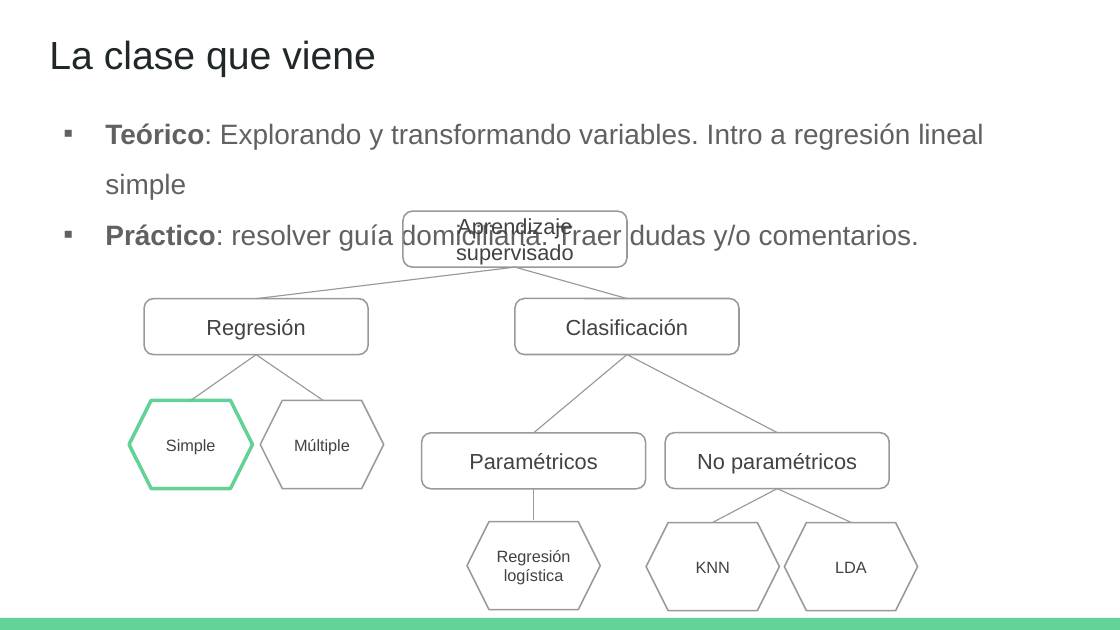
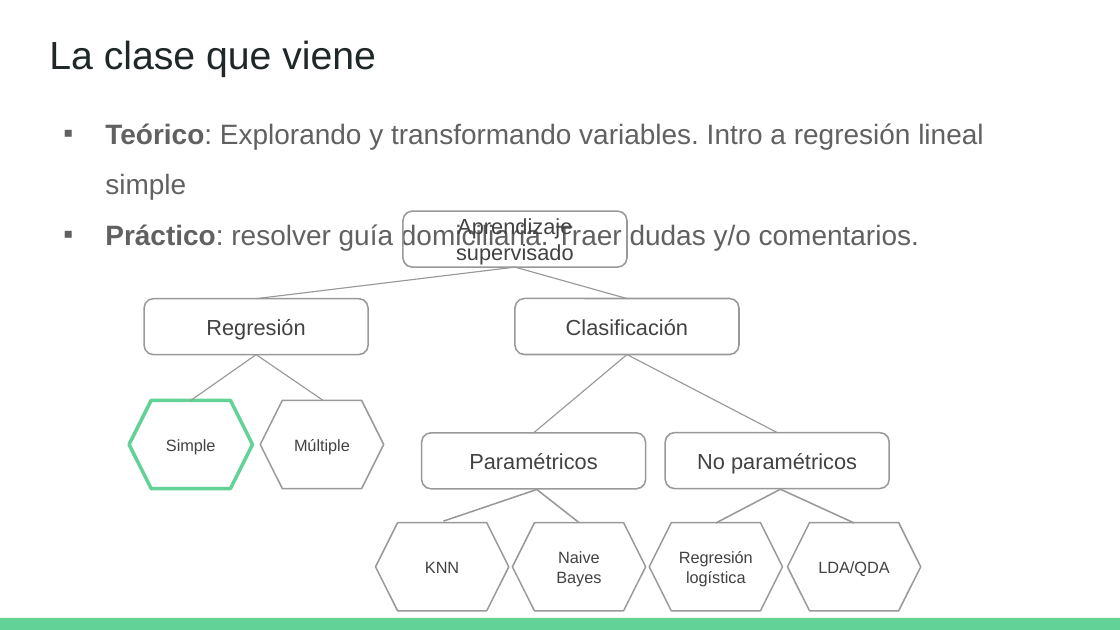
Before and after one commit to DCSCyHD/2023_modulo_3, a slide deck: slide 51 of clase1/teorica_1.pptx. Drawn at 1120x630 pixels with LibreOffice and Linux fonts; fonts in the diff are those of the drawing. Boxes give left, top, right and bottom in pixels: in the first picture for what was removed or moved away, otherwise in the second. Text is boxed around its words. In the diff, an @@ line names an element or a change of style, - is before the commit and + after.

```diff
--- a/clase1/teorica_1.pptx
+++ b/clase1/teorica_1.pptx
@@ line added from (536, 489) to (444, 521), #999999 1 pt @@
@@ line moved from (534, 488) - (534, 520) to (536, 489) - (579, 523) @@
@@ line (536, 489) - (579, 523): stroke #999999 0.75 pt to #999999 1 pt @@
@@ line (781, 489) - (716, 523): stroke #999999 0.75 pt to #999999 1 pt @@
@@ 2 lines, 1 hexagon: place and size @@
-2 lines, 1 hexagon at (712, 488, 917, 612)
+2 lines, 1 hexagon at (716, 489, 921, 612)
@@ line (781, 489) - (855, 523): stroke #999999 0.75 pt to #999999 1 pt @@
@@ hexagon "KNN": place and size @@
-hexagon "KNN" at (646, 523, 780, 612)
+hexagon "KNN" at (375, 523, 508, 612)
@@ hexagon added at (513, 523, 646, 612), outline #999999 1 pt, 10.5 pt, text #424242 @@
+Naive Bayes
@@ hexagon "Regresión logística": place and size @@
-hexagon "Regresión logística" at (467, 522, 600, 610)
+hexagon "Regresión logística" at (650, 523, 783, 612)
@@ text in hexagon at (818, 561, 889, 576): text changed @@
-LDA
+LDA/QDA
```
Also in this commit, not shown: 15 other slides changed.
